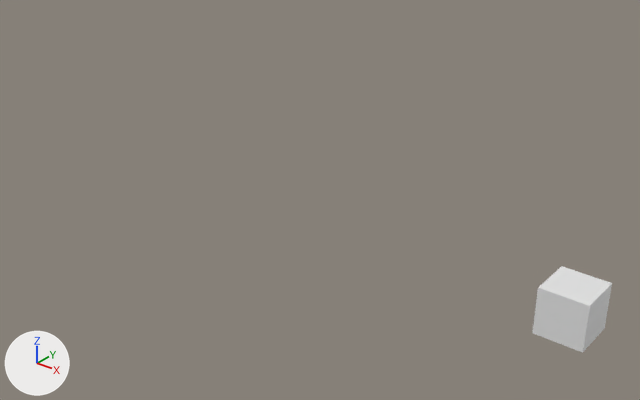
Two versions of the Blender file Section001/SimpleAnimation/simpleAnimation.blend, one commit apart.
Camera for both pictures: a 50 mm camera at (10.2, -27.8, 18.1) aimed at (-12.9, 1.0, 0.2). The lights are fixed; the arrows at lower left show +X, +Y and +Z.
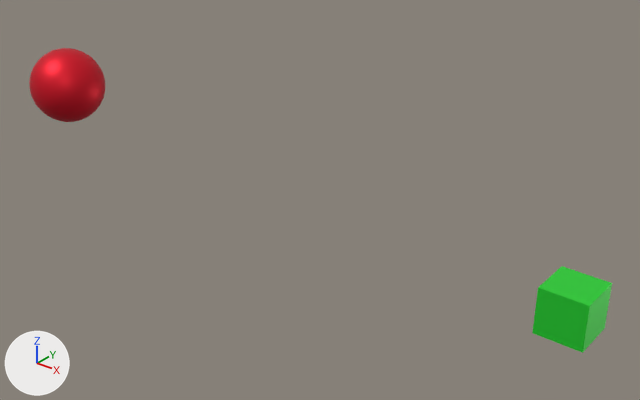
Scene script edits in JSON lines:
```json
{"op": "add", "block": "mat_boxmat", "code": ["mat_boxmat = principled_material('BoxMat')", "mat_boxmat.base_color = (0.026, 0.8, 0.0421)  # green #2de73a", "mat_boxmat.metallic = 0.452", "mat_boxmat.roughness = 0.4"]}
{"op": "add", "block": "mat_spheremat", "code": ["mat_spheremat = principled_material('SphereMat')", "mat_spheremat.base_color = (0.8, 0.00706, 0.0249)  # red #e7142c", "mat_spheremat.metallic = 0.597"]}
{"block": "me_cube", "where": "me_cube.from_pydata(...)  # 8 vertices, 6 faces; spans x -1.0..1.0, y -1.0..1.0, z -1.0..1.0"}
{"op": "remove", "block": "me_cube", "code": "me_cube.materials.append(mat_material)  # white #e7e7e7"}
{"op": "add", "block": "me_cube", "code": "me_cube.materials.append(mat_boxmat)  # green #2de73a"}
{"op": "add", "block": "me_sphere", "code": ["me_sphere = bpy.data.meshes.new('Sphere')", "me_sphere.from_pydata(...)  # a UV sphere (32 segments, 16 rings, poles along z) spanning x -1.0..1.0, y -1.0..1.0, z -1.0..1.0", "me_sphere.polygons.foreach_set('use_smooth', [True] * 512)", "me_sphere.materials.append(mat_spheremat)  # red #e7142c"]}
{"op": "add", "block": "ob_sphere", "code": ["ob_sphere = bpy.data.objects.new('Sphere', me_sphere)", "ob_sphere.location = (-29.76, 0.0, 2.49)", "ob_sphere.scale = (2.01, 2.01, 2.01)"]}
```

Changed parts and their boxes [x1, y1, x2, y2] in the pictures (640 x 400 px):
```json
{"object": "Cube", "change": "recoloured", "before": [532, 266, 612, 353], "after": [532, 266, 612, 353], "on screen": "white to green"}
{"object": "Sphere", "change": "added", "after": [29, 48, 105, 122], "on screen": "red"}
```
